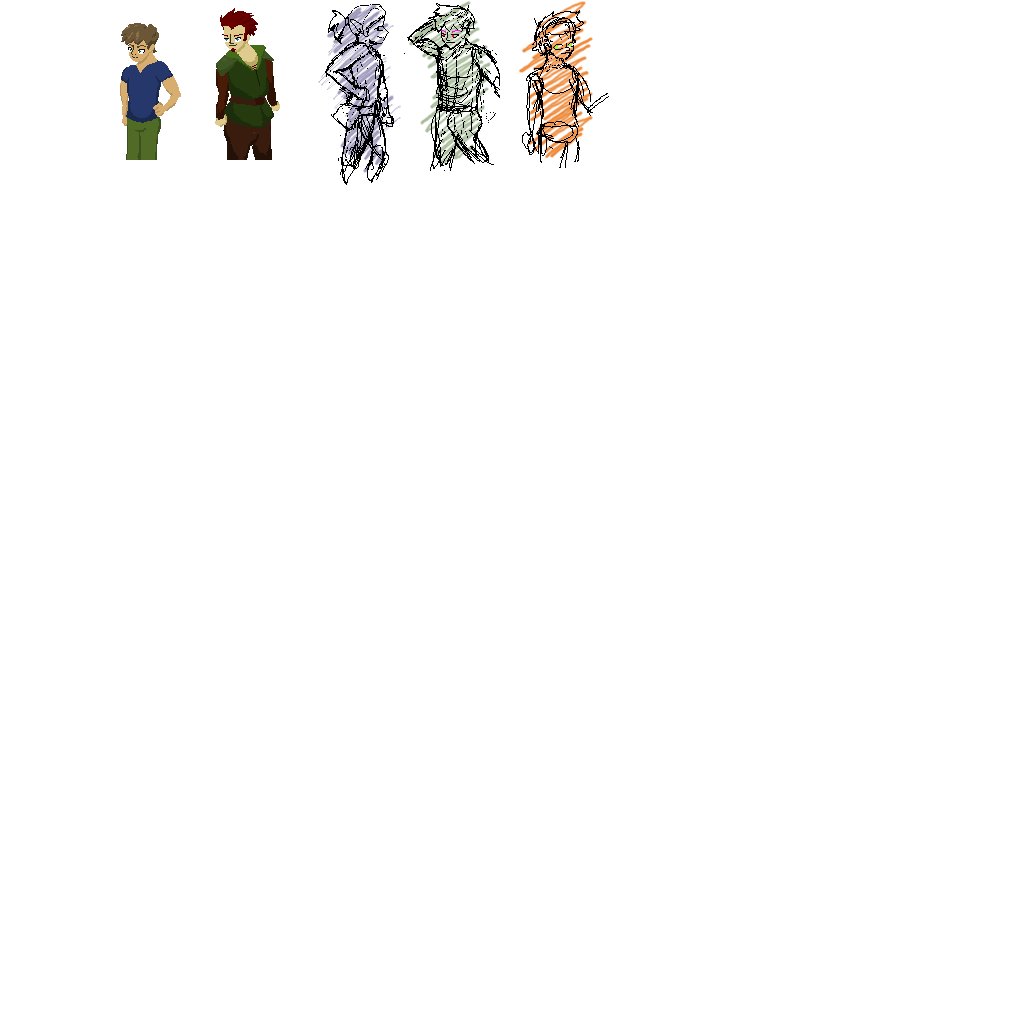
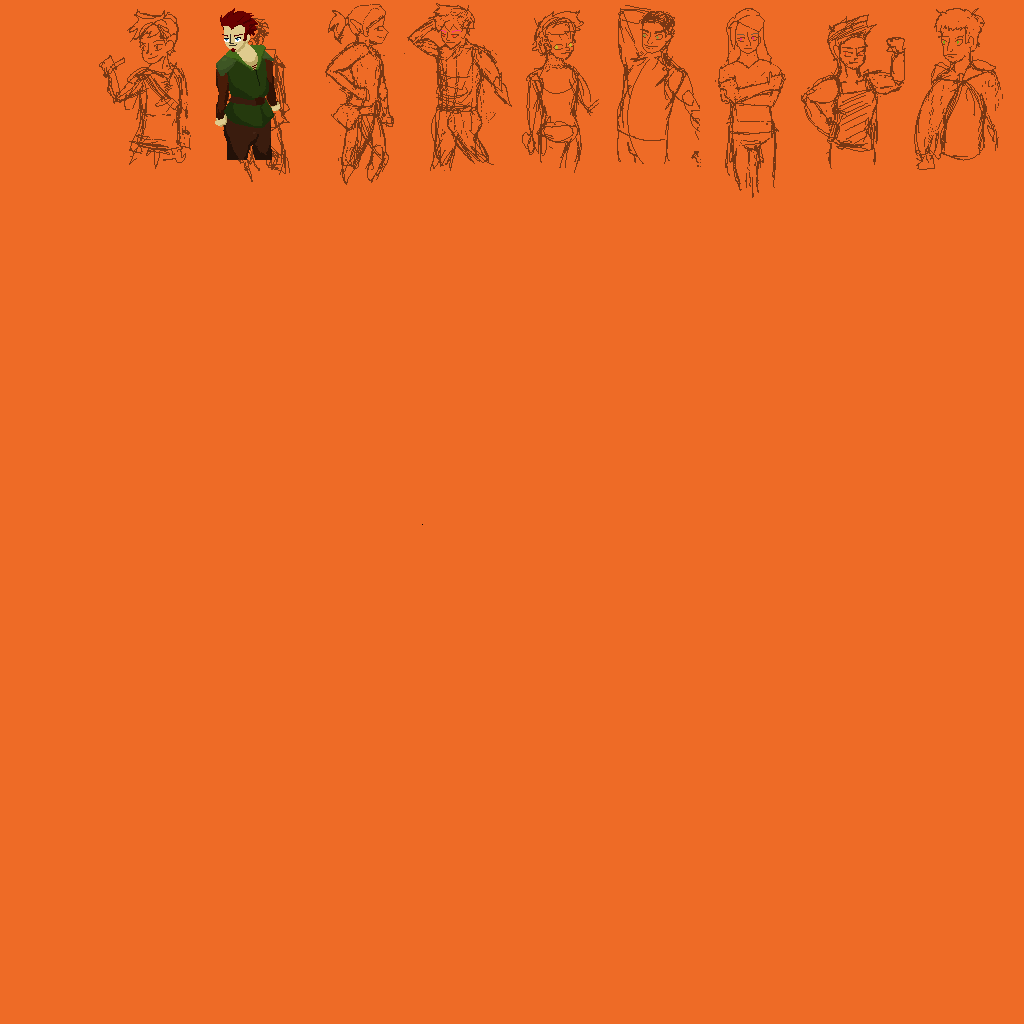
Revision of a layered 1024x1024 image; what changed, layer by layer:
painted on "charA" over 120, 23, 181, 160
renamed "temp sketch" to "sketch copy", hid it, painted on it over 99, 3, 1003, 198
removed layer "lines #1" over 318, 0, 594, 174
showed "sketch", painted on it over 99, 3, 1003, 198
showed "Background" over 0, 0, 1024, 1024
